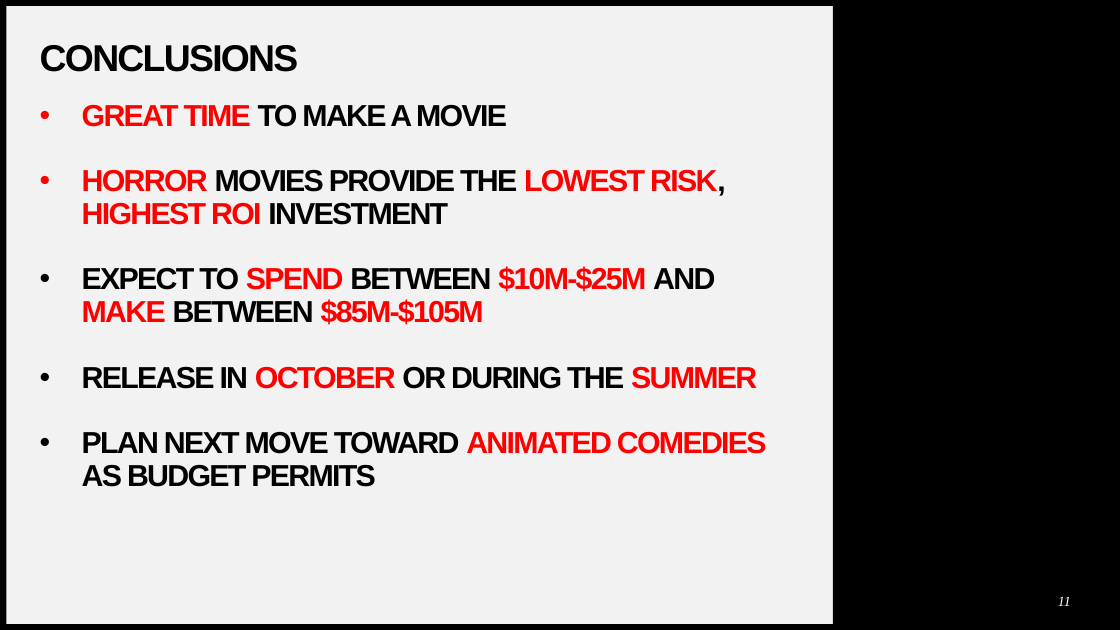
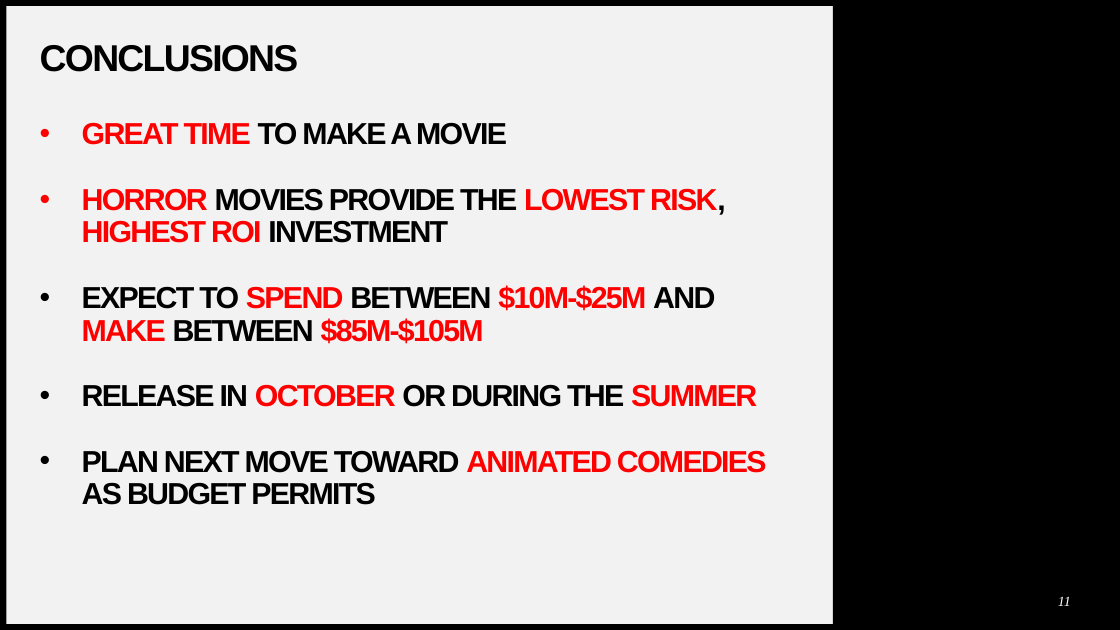
Before and after one commit to bentson1187/dsc-phase-1-project, a slide deck: slide 11 of Microsoft Presentation.pptx. Drawn at 1120x630 pixels with LibreOffice and Linux fonts; fonts in the diff are those of the drawing; background and template pictures are left out. Boxes give left, top, right and bottom in pixels: in the first picture for what was removed or moved away, otherwise in the second. Text is boxed around its words. In the diff, an @@ line names an element or a change of style, - is before the commit and + after.

```diff
--- a/Microsoft Presentation.pptx
+++ b/Microsoft Presentation.pptx
@@ text "GREAT TIME TO MAKE A ...": place and size @@
-text "GREAT TIME TO MAKE A ..." at [82, 104, 767, 487]
+text "GREAT TIME TO MAKE A ..." at [82, 122, 767, 505]
```
Also in this commit, not shown: 2 other slides changed, 2 other files.
